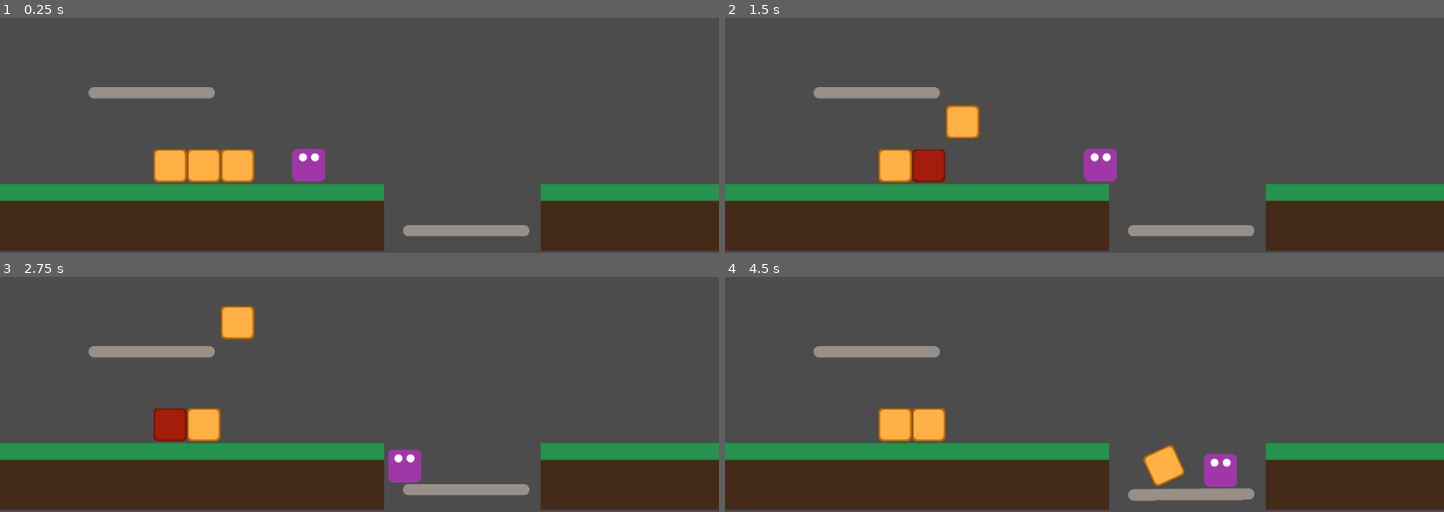
Above: before the commit, frames 1-4 (two rows, left to right).
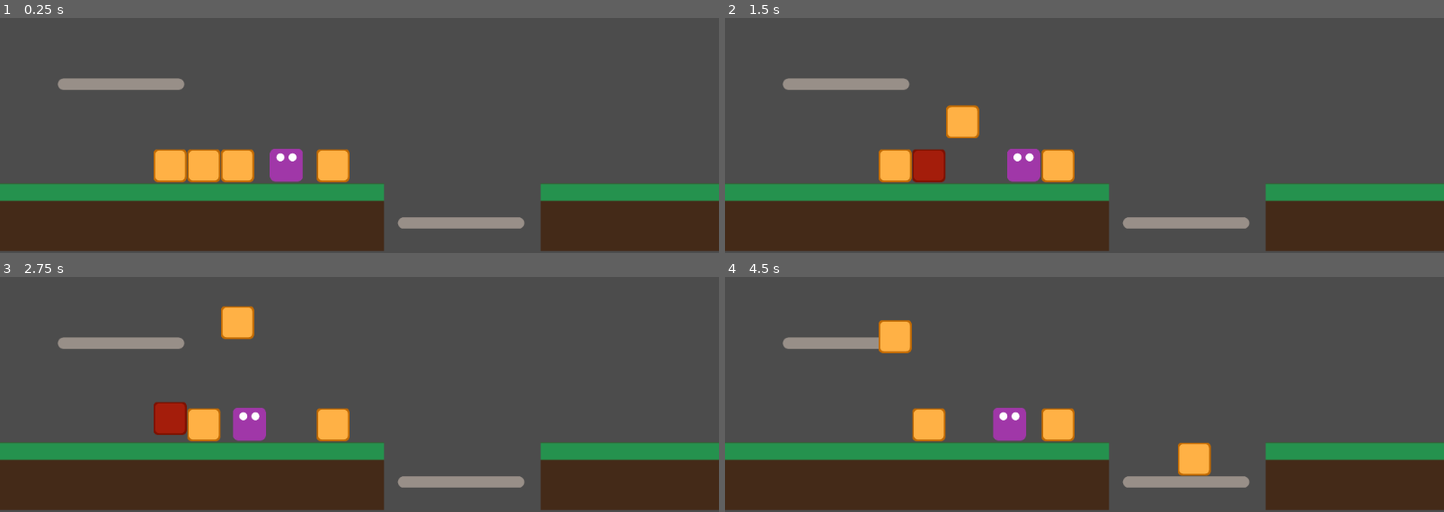
Above: after the commit, the same moments.

Repository: oxscar93/minion-2020s2-fisica-2d
Game: Godot game, scene res://Scenes/Level2.tscn
Two runs of this game, one before a commit and one after it. Both use one fixed random seed, a clock stepped at 60 frames per second and the inputs below. This scene is started directly instead of the project's main scene.
Inputs (mouse positions are in pixels of both pictures, inside the frame that each line leads up to):
- Up to frame 1 (0.25 s): no input
- Up to frame 2 (1.5 s): tap Enter at 0.5 s; move the mouse to (962, 166) at 0.52 s; press the mouse at (962, 166) at 0.53 s; hold Right (ui_right) from 0.53 s (still down); tap Space (ui_select) at 0.77 s; move the mouse to (926, 166) at 1.27 s; release the mouse at (926, 166) at 1.28 s; click (926, 166) at 1.35 s
- Up to frame 3 (2.75 s): tap Space (ui_select) at 1.52 s; move the mouse to (172, 425) at 2.02 s; release Right (ui_right) at 2.03 s; press the mouse at (172, 425) at 2.03 s; hold Left (ui_left) from 2.03 s (still down)
- Up to frame 4 (4.5 s): move the mouse to (1048, 385) at 2.77 s; release Left (ui_left) at 2.78 s; release the mouse at (1048, 385) at 2.78 s; hold Right (ui_right) 2.78-4.28 s; click (1048, 385) at 2.85 s; tap Space (ui_select) at 3.02, 3.77 s; move the mouse to (1300, 363) at 3.52 s; press the mouse at (1300, 363) at 3.53 s; move the mouse to (outside the picture) at 4.27 s; release the mouse at (outside the picture) at 4.28 s; hold Left (ui_left) from 4.28 s (still down); click (outside the picture) at 4.35 s

The runs differ from the first frame. In frame 1, 4.0% of the frame differs, in the area x 8-74%, y 25-93%; in frame 2, 4.5%; in frame 3, 4.7%; in frame 4, 7.0%, in the area x 8-74%, y 18-96%.

Commit message:
avances plataforma

Diff:
--- a/Scenes/Box.gd
+++ b/Scenes/Box.gd
@@ -3,7 +3,7 @@
 const LEVITATION_SPEED = -100
 const GRAVITY = 200
 const MAX_HEIGHT = 296
-const X_BOX_DIRECTION = 500
+const X_BOX_DIRECTION = 700
 const MIN_PLAYER_DISTANCE = 130
 const LEVITATION_FORCE = 20
 
@@ -12,6 +12,7 @@
 var x_pos =  0
 var player
 var mouse_entered = false
+var pushing = false
 
 func _ready():
 	player = get_parent().get_node('Player') #inyectar player
@@ -25,7 +26,7 @@
 	get_input()
 
 	if (levitating):
-		_start_levitating()
+		_start_levitation()
 		_push_box()
 
 func levitate():
@@ -36,13 +37,14 @@
 		levitating = true
 
 func _push_box():
-	if (levitating == false):
+	if (levitating == false and pushing):
 		yield(get_tree().create_timer(0.3), "timeout")
 
-		mode = RigidBody2D.MODE_RIGID
+		mode = RigidBody2D.MODE_CHARACTER
 		apply_central_impulse(Vector2(x_pos, 0))
+		pushing = false
 
-func _start_levitating():
+func _start_levitation():
 	var y = global_position.y
 
 	if (y >= MAX_HEIGHT):
@@ -50,6 +52,7 @@
 	else:
 		mode = RigidBody2D.MODE_KINEMATIC
 		levitating = false
+		pushing = true
 
 func _add_levitation_force(y):
 	add_force(Vector2(0, 0), Vector2(0, y))
--- a/Scenes/Box.tscn
+++ b/Scenes/Box.tscn
@@ -7,6 +7,7 @@
 extents = Vector2( 23.4773, 23.6695 )
 
 [node name="Box" type="RigidBody2D"]
+z_index = -2
 input_pickable = true
 gravity_scale = 20.0
 can_sleep = false
--- a/Scenes/Level2.tscn
+++ b/Scenes/Level2.tscn
@@ -4,14 +4,14 @@
 [ext_resource path="res://Scenes/Player.gd" type="Script" id=2]
 [ext_resource path="res://Scenes/Box.tscn" type="PackedScene" id=3]
 [ext_resource path="res://Scenes/Floor.tscn" type="PackedScene" id=4]
-[ext_resource path="res://Scenes/Platform.tscn" type="PackedScene" id=5]
+[ext_resource path="res://Scenes/PlatformBase.tscn" type="PackedScene" id=5]
 [ext_resource path="res://Scenes/Player.tscn" type="PackedScene" id=6]
 
 [node name="Level2" type="Node2D"]
 script = ExtResource( 1 )
 
 [node name="Player" parent="." instance=ExtResource( 6 )]
-position = Vector2( 440, 472 )
+position = Vector2( 408, 472 )
 script = ExtResource( 2 )
 
 [node name="Floor" parent="." instance=ExtResource( 4 )]
@@ -29,8 +29,8 @@
 [node name="Box3" parent="." instance=ExtResource( 3 )]
 position = Vector2( 240, 472 )
 
-[node name="Platform" parent="." instance=ExtResource( 5 )]
-position = Vector2( 216.11, 370.834 )
+[node name="Box4" parent="." instance=ExtResource( 3 )]
+position = Vector2( 472, 472 )
 
-[node name="Platform2" parent="." instance=ExtResource( 5 )]
-position = Vector2( 664, 568 )
+[node name="PlatformBase" parent="." instance=ExtResource( 5 )]
+position = Vector2( -56, 0 )
--- a/Scenes/Platform.gd
+++ b/Scenes/Platform.gd
@@ -1,19 +1,60 @@
 extends RigidBody2D
 
-var box_entered = false
+signal on_platform_falling
 
+const MAX_PLATFORM_DOWN_LIMIT = 500
+const MAX_PLATFORM_UP_LIMIT = 400
+const FORCE_APPLIED = -10
+
+var x= 0
+var platform_falling = false
+var platform_elevating = false
+var in_motion = false
 # Called when the node enters the scene tree for the first time.
 func _ready():
-	add_force(Vector2(), Vector2(0, -500)) # Replace with function body.
+	pass # Replace with function body.
 
 func _physics_process(delta):
-	if (box_entered):
-		mode = RigidBody2D.MODE_RIGID
-# Called every frame. 'delta' is the elapsed time since the previous frame.
-#func _process(delta):
-#	pass
+
+	var y = global_position.y
+	var velocity = linear_velocity.y
+
+	if (platform_falling):
+		mode = RigidBody2D.MODE_CHARACTER
+		emit_signal("on_platform_falling")
+
+		if (in_motion):
+			x+=1
+			add_force(Vector2(0, 0), Vector2(0, FORCE_APPLIED))
+
+		if (velocity == 0 and !in_motion):
+			in_motion = true
+		elif ((velocity < -0 or y >= MAX_PLATFORM_DOWN_LIMIT) and in_motion):
+			mode = RigidBody2D.MODE_STATIC
+			in_motion = false
+			platform_falling = false
+
+			x = 0
+		elif (y < 350 and !in_motion):
+			mode = RigidBody2D.MODE_STATIC
+
+	if (platform_elevating):
+		if (y <= MAX_PLATFORM_UP_LIMIT):
+			mode = RigidBody2D.MODE_STATIC
+
+func elevate_platform(vector):
+	linear_velocity
+	mode = RigidBody2D.MODE_CHARACTER
+	set_axis_velocity(Vector2(0, -vector.y))
+	platform_elevating = true
 
 
-func _on_Platform_body_entered(body):
+func down_platform(body):
 	if ("Box" in body.get_name()):
-		box_entered = true
+		platform_falling = true
+
+func _on_Area2D_body_entered(body):
+	down_platform(body)
+
+func _on_Area2D_body_exited(body):
+	down_platform(body)
--- a/Scenes/Platform.tscn
+++ b/Scenes/Platform.tscn
@@ -1,7 +1,9 @@
-[gd_scene load_steps=4 format=2]
+[gd_scene load_steps=5 format=2]
 
 [ext_resource path="res://plataforma.png" type="Texture" id=1]
 [ext_resource path="res://Scenes/Platform.gd" type="Script" id=2]
+
+[sub_resource type="RectangleShape2D" id=2]
 
 [sub_resource type="RectangleShape2D" id=1]
 extents = Vector2( 95.0761, 10 )
@@ -9,12 +11,16 @@
 [node name="Platform" type="RigidBody2D"]
 z_index = -5
 mode = 3
-mass = 100.0
-gravity_scale = 2.0
+mass = 200.0
+gravity_scale = 0.0
 contacts_reported = 1
 contact_monitor = true
-can_sleep = false
 script = ExtResource( 2 )
+
+[node name="Area2D" type="Area2D" parent="."]
+
+[node name="CollisionShape2D" type="CollisionShape2D" parent="Area2D"]
+shape = SubResource( 2 )
 
 [node name="Sprite" type="Sprite" parent="."]
 scale = Vector2( 0.5, 0.5 )
@@ -23,5 +29,5 @@
 [node name="CollisionShape2D" type="CollisionShape2D" parent="."]
 shape = SubResource( 1 )
 one_way_collision = true
-one_way_collision_margin = 100.0
-[connection signal="body_entered" from="." to="." method="_on_Platform_body_entered"]
+[connection signal="body_entered" from="Area2D" to="." method="_on_Area2D_body_entered"]
+[connection signal="body_exited" from="Area2D" to="." method="_on_Area2D_body_exited"]
--- /dev/null
+++ b/Scenes/PlatformBase.gd
@@ -0,0 +1,24 @@
+extends Node2D
+
+
+# Declare member variables here. Examples:
+# var a = 2
+# var b = "text"
+
+
+# Called when the node enters the scene tree for the first time.
+func _ready():
+	pass # Replace with function body.
+
+
+# Called every frame. 'delta' is the elapsed time since the previous frame.
+#func _process(delta):
+#	pass
+
+
+func _on_Platform_on_platform_falling():
+	$Platform2.elevate_platform($Platform.linear_velocity)
+
+
+func _on_Platform2_on_platform_falling():
+	$Platform.elevate_platform($Platform2.linear_velocity)
--- /dev/null
+++ b/Scenes/PlatformBase.tscn
@@ -0,0 +1,15 @@
+[gd_scene load_steps=3 format=2]
+
+[ext_resource path="res://Scenes/Platform.tscn" type="PackedScene" id=1]
+[ext_resource path="res://Scenes/PlatformBase.gd" type="Script" id=3]
+
+[node name="PlatformBase" type="Node2D"]
+script = ExtResource( 3 )
+
+[node name="Platform" parent="." instance=ExtResource( 1 )]
+position = Vector2( 228.324, 358.621 )
+
+[node name="Platform2" parent="." instance=ExtResource( 1 )]
+position = Vector2( 712.724, 557.071 )
+[connection signal="on_platform_falling" from="Platform" to="." method="_on_Platform_on_platform_falling"]
+[connection signal="on_platform_falling" from="Platform2" to="." method="_on_Platform2_on_platform_falling"]
